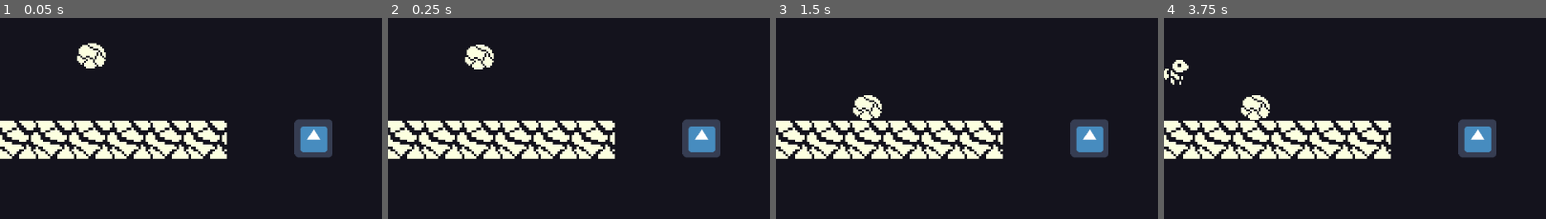
Above: before the commit, frames 1-4 (left to right).
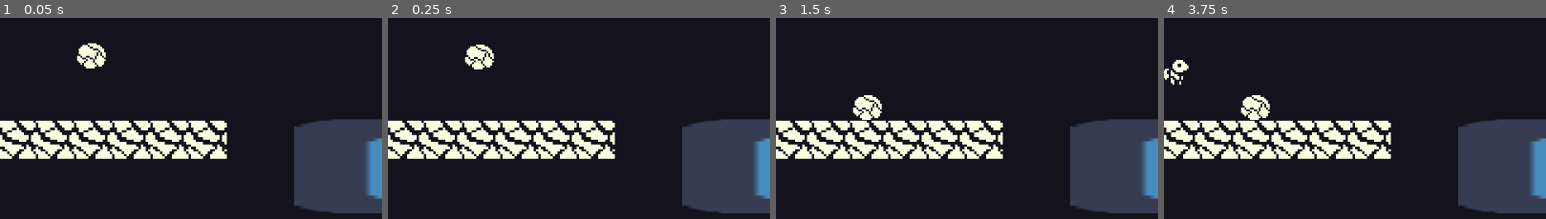
Above: after the commit, the same moments.

Repository: Madhavaprasath/Godot_wild_Jam
Game: Godot game, scene res://Scenes/Maps/Map.tscn
The game is run twice, just before and just after one commit, with the same random seed, the same clock (stepped at 60 frames per second) and the same inputs. The project has no main scene, so this scene is started directly. The engine's default icon, where the game draws it, is replaced by a stand-in: a white triangle on a blue panel in a dark square.
Inputs (mouse positions are % of the whole screen's width and height, from its top left):
- Up to frame 1 (0.05 s): no input
- Up to frame 2 (0.25 s): no input
- Up to frame 3 (1.5 s): tap Enter at 0.5 s; move the mouse to (72, 60) at 0.52 s; hold A (a) 0.53-1.28 s; hold Right (ui_right) from 0.53 s (still down); click (72, 60) at 0.67 s; tap Up (ui_up) at 0.77 s; tap D (d) at 0.8, 1.35 s; move the mouse to (30, 73) at 1.27 s
- Up to frame 4 (3.75 s): tap Up (ui_up) at 1.52, 3.02 s; tap E (e) at 1.55 s; move the mouse to (60, 37) at 2.02 s; release Right (ui_right) at 2.03 s; hold Left (ui_left) 2.03-2.78 s; hold E (e) 2.03-2.78 s; tap S (s) at 2.3, 2.85 s; move the mouse to (45, 93) at 2.77 s; hold Right (ui_right) from 2.78 s (still down); click (45, 93) at 2.92 s; tap W (w) at 3.05 s; move the mouse to (80, 86) at 3.52 s; hold W (w) from 3.53 s (still down)
The pictures show only the part of the screen within x 50-100%, y 50-100%; the shares and areas given below are measured in that part.

The runs differ from the first frame. In frame 1, 9.8% of the frame differs, in the area x 77-100%, y 50-98%; in frame 2, 9.8%; in frame 3, 9.8%; in frame 4, 9.8%.
Error after the commit: Attempt to call function 'connect' in base 'null instance' on a null instance. (res://Script/Mom.gd:32)

Commit message:
Add files via upload

Diff:
--- a/Scenes/Maps/Map.tres
+++ b/Scenes/Maps/Map.tres
@@ -1,7 +1,6 @@
 [gd_resource type="TileSet" load_steps=6 format=2]
 
 [ext_resource path="res://Sprite/Player/Objects/GroundTile_64x64-Sheet.png" type="Texture" id=1]
-
 
 [sub_resource type="ConvexPolygonShape2D" id=1]
 points = PoolVector2Array( 0, 0, 64, 0, 64, 64, 0, 64 )
--- a/Scenes/Objects/Ball.tscn
+++ b/Scenes/Objects/Ball.tscn
@@ -9,8 +9,8 @@
 "Ball",
 ]]
 position = Vector2( 132.597, 45.1899 )
-collision_layer = 4
-collision_mask = 3
+collision_layer = 10
+collision_mask = 2147483653
 mass = 35.1561
 __meta__ = {
 "_edit_group_": true
--- a/Scenes/Objects/Object.tscn
+++ b/Scenes/Objects/Object.tscn
@@ -3,15 +3,18 @@
 [ext_resource path="res://icon.png" type="Texture" id=1]
 [ext_resource path="res://Script/Object.gd" type="Script" id=2]
 
-[sub_resource type="CircleShape2D" id=1]
-radius = 72.0278
+[sub_resource type="RectangleShape2D" id=1]
+extents = Vector2( 398.84, 86.379 )
 
-[node name="Object" type="Area2D"]
+[node name="Water" type="Area2D"]
 script = ExtResource( 2 )
 
 [node name="Sprite" type="Sprite" parent="."]
+position = Vector2( 363.364, 46.8221 )
+scale = Vector2( 12.3551, 2.46319 )
 texture = ExtResource( 1 )
 
 [node name="CollisionShape2D" type="CollisionShape2D" parent="."]
+position = Vector2( 366.276, 46.3791 )
 shape = SubResource( 1 )
 [connection signal="body_entered" from="." to="." method="_on_Object_body_entered"]
--- /dev/null
+++ b/Scenes/Objects/Platform_big.gd
@@ -0,0 +1,16 @@
+extends Node2D
+onready var screen_shake=get_parent().get_node("Camera2D/ScreenShake")
+onready var button = get_node(button1)
+
+export(NodePath) var button1
+func _ready():
+	button.connect("play_scene",self,"_on_button_play_scene")
+	button.connect("play_exit",self,"_on_button_play_exit")
+func _on_button_play_scene():
+	visible=true
+	screen_shake.start(2,25,26,1)
+	$AnimationPlayer.play("enter")
+
+
+func _on_button_play_exit():
+	$AnimationPlayer.play("exit")
--- /dev/null
+++ b/Scenes/Objects/Platform_big.tscn
@@ -0,0 +1,55 @@
+[gd_scene load_steps=5 format=2]
+
+[ext_resource path="res://icon.png" type="Texture" id=1]
+
+[sub_resource type="RectangleShape2D" id=1]
+extents = Vector2( 128, 16 )
+
+[sub_resource type="Animation" id=2]
+resource_name = "enter"
+length = 2.0
+tracks/0/type = "value"
+tracks/0/path = NodePath("KinematicBody2D:position")
+tracks/0/interp = 1
+tracks/0/loop_wrap = true
+tracks/0/imported = false
+tracks/0/enabled = true
+tracks/0/keys = {
+"times": PoolRealArray( 0, 2 ),
+"transitions": PoolRealArray( 1, 1 ),
+"update": 0,
+"values": [ Vector2( 0, 0 ), Vector2( 0, -64 ) ]
+}
+
+[sub_resource type="Animation" id=3]
+resource_name = "exit"
+length = 2.0
+tracks/0/type = "value"
+tracks/0/path = NodePath("KinematicBody2D:position")
+tracks/0/interp = 1
+tracks/0/loop_wrap = true
+tracks/0/imported = false
+tracks/0/enabled = true
+tracks/0/keys = {
+"times": PoolRealArray( 0, 2 ),
+"transitions": PoolRealArray( 1, 1 ),
+"update": 0,
+"values": [ Vector2( 0, -64 ), Vector2( 0, 0 ) ]
+}
+
+[node name="Platform_big" type="Node2D"]
+
+[node name="KinematicBody2D" type="KinematicBody2D" parent="."]
+position = Vector2( 0, -64 )
+
+[node name="Sprite" type="Sprite" parent="KinematicBody2D"]
+position = Vector2( 7.62939e-06, 4 )
+scale = Vector2( 4, 0.625 )
+texture = ExtResource( 1 )
+
+[node name="CollisionShape2D" type="CollisionShape2D" parent="KinematicBody2D"]
+shape = SubResource( 1 )
+
+[node name="AnimationPlayer" type="AnimationPlayer" parent="."]
+anims/enter = SubResource( 2 )
+anims/exit = SubResource( 3 )
--- /dev/null
+++ b/Scenes/Others/ScreenShake.gd
@@ -0,0 +1,36 @@
+extends Node2D
+
+var amplitude=0
+var priority=0
+onready var camera=get_parent()
+
+func start(duration=0.2,frequency=15,amplitude=16,priority=0):
+	if priority>0:
+		self.amplitude=amplitude
+		self.priority=priority
+
+		$End_timer.wait_time=duration
+		$Frequency.wait_time=1/float(frequency)
+		$Frequency.start()
+		$End_timer.start()
+
+	new_shake()
+
+func new_shake():
+	var rand=Vector2()
+	rand.x=rand_range(-amplitude,amplitude)
+	rand.y=rand_range(-amplitude,amplitude)
+
+	$shake.interpolate_property(camera,"offset",camera.offset,rand,$Frequency.wait_time,Tween.TRANS_SINE,Tween.EASE_IN_OUT)
+	$shake.start()
+func reset():
+	$shake.interpolate_property(camera,"offset",camera.offset,Vector2(),$Frequency.wait_time,Tween.TRANS_SINE,Tween.EASE_IN_OUT)
+	$shake.start()
+
+func _on_Frequency_timeout():
+	new_shake()
+
+
+func _on_End_timer_timeout():
+	reset()
+	$Frequency.stop()
--- /dev/null
+++ b/Scenes/Others/ScreenShake.tscn
@@ -0,0 +1,14 @@
+[gd_scene load_steps=2 format=2]
+
+[ext_resource path="res://Scenes/Others/ScreenShake.gd" type="Script" id=1]
+
+[node name="ScreenShake" type="Node2D"]
+script = ExtResource( 1 )
+
+[node name="shake" type="Tween" parent="."]
+
+[node name="Frequency" type="Timer" parent="."]
+
+[node name="End_timer" type="Timer" parent="."]
+[connection signal="timeout" from="Frequency" to="." method="_on_Frequency_timeout"]
+[connection signal="timeout" from="End_timer" to="." method="_on_End_timer_timeout"]
--- /dev/null
+++ b/Scenes/Others/button.gd
@@ -0,0 +1,13 @@
+extends Node2D
+
+signal play_scene
+signal play_exit
+
+func _on_Area2D_body_entered(body):
+	if body.is_in_group("Ball"):
+		emit_signal("play_scene")
+
+
+func _on_Area2D_body_exited(body):
+	if body.is_in_group("Ball"):
+		emit_signal("play_exit")
--- /dev/null
+++ b/Scenes/Others/button.tscn
@@ -0,0 +1,19 @@
+[gd_scene load_steps=4 format=2]
+
+[ext_resource path="res://icon.png" type="Texture" id=1]
+[ext_resource path="res://Scenes/Others/button.gd" type="Script" id=2]
+
+[sub_resource type="RectangleShape2D" id=1]
+extents = Vector2( 30.5, 31.5 )
+
+[node name="button" type="Node2D"]
+script = ExtResource( 2 )
+
+[node name="Area2D" type="Area2D" parent="."]
+
+[node name="Sprite" type="Sprite" parent="Area2D"]
+texture = ExtResource( 1 )
+
+[node name="CollisionShape2D" type="CollisionShape2D" parent="Area2D"]
+shape = SubResource( 1 )
+[connection signal="body_entered" from="Area2D" to="." method="_on_Area2D_body_entered"]
--- /dev/null
+++ b/Scenes/Others/plaform test.tscn
@@ -0,0 +1,62 @@
+[gd_scene load_steps=11 format=2]
+
+[ext_resource path="res://Scenes/Objects/Platform_big.tscn" type="PackedScene" id=1]
+[ext_resource path="res://Scenes/Maps/Map.tres" type="TileSet" id=2]
+[ext_resource path="res://Scenes/Others/ScreenShake.tscn" type="PackedScene" id=3]
+[ext_resource path="res://Scenes/Objects/Object.tscn" type="PackedScene" id=4]
+[ext_resource path="res://Scenes/Player Ui/CanvasLayer.tscn" type="PackedScene" id=5]
+[ext_resource path="res://Scenes/Players/frend.tscn" type="PackedScene" id=6]
+[ext_resource path="res://Scenes/Players/Ptero.tscn" type="PackedScene" id=7]
+[ext_resource path="res://Scenes/Others/button.tscn" type="PackedScene" id=8]
+[ext_resource path="res://Scenes/Objects/Ball.tscn" type="PackedScene" id=9]
+[ext_resource path="res://Scenes/Objects/Platform_big.gd" type="Script" id=10]
+
+[node name="plaform test" type="Node2D"]
+
+[node name="CanvasLayer" parent="." instance=ExtResource( 5 )]
+
+[node name="button" parent="." instance=ExtResource( 8 )]
+position = Vector2( 368, 576 )
+
+[node name="Platform_big" parent="." instance=ExtResource( 1 )]
+visible = false
+position = Vector2( 640, 640 )
+script = ExtResource( 10 )
+button1 = NodePath("../button")
+
+[node name="Ball" parent="." instance=ExtResource( 9 )]
+position = Vector2( 208, 584 )
+
+[node name="Water" parent="." instance=ExtResource( 4 )]
+position = Vector2( 488, 632 )
+scale = Vector2( 0.4, 0.4 )
+
+[node name="CollisionShape2D" parent="Water" index="1"]
+position = Vector2( 400, 60.0001 )
+
+[node name="TileMap" type="TileMap" parent="."]
+scale = Vector2( 0.5, 0.5 )
+tile_set = ExtResource( 2 )
+format = 1
+tile_data = PoolIntArray( 983036, 0, 0, 983037, 0, 0, 983038, 0, 0, 983039, 0, 0, 1048572, 0, 0, 1048573, 0, 0, 1048574, 0, 0, 1048575, 0, 0, 1114108, 0, 0, 1114109, 0, 0, 1114110, 0, 0, 1114111, 0, 0, 1179644, 0, 0, 1179645, 0, 0, 1179646, 0, 0, 1179647, 0, 0, 1245180, 0, 0, 1245181, 0, 0, 1245182, 0, 0, 1245183, 0, 0, 1310716, 0, 0, 1310717, 0, 0, 1310718, 0, 0, 1310719, 0, 0, 1245184, 0, 0, 1245185, 0, 0, 1245186, 0, 0, 1245187, 0, 0, 1245188, 1, 0, 1245189, 1, 0, 1245190, 1, 0, 1245191, 1, 0, 1245192, 1, 0, 1245193, 1, 0, 1245194, 1, 0, 1245195, 1, 0, 1245196, 1, 0, 1245197, 1, 0, 1245198, 2, 0, 1245209, 0, 0, 1245210, 1, 0, 1245211, 1, 0, 1245212, 1, 0, 1245213, 1, 0, 1245214, 1, 0, 1245215, 1, 0, 1245216, 1, 0, 1245217, 1, 0, 1245218, 1, 0, 1245219, 1, 0, 1245220, 1, 0, 1245221, 1, 0, 1245222, 2, 0, 1376252, 0, 0, 1441788, 0, 0, 1507324, 0, 0, 1572897, 1, 0, 1835011, 2, 0 )
+
+[node name="Ptero" parent="." instance=ExtResource( 7 )]
+position = Vector2( 16, 584 )
+Water = NodePath("../Water")
+
+[node name="frend" parent="." instance=ExtResource( 6 )]
+position = Vector2( 136, 592 )
+Water = NodePath("../Water")
+
+[node name="Camera2D" type="Camera2D" parent="."]
+position = Vector2( 640, 448 )
+current = true
+
+[node name="ScreenShake" parent="Camera2D" instance=ExtResource( 3 )]
+[connection signal="body_exited" from="button/Area2D" to="button" method="_on_Area2D_body_exited"]
+
+[editable path="button"]
+
+[editable path="Platform_big"]
+
+[editable path="Water"]
--- a/Script/Mom.gd
+++ b/Script/Mom.gd
@@ -3,6 +3,8 @@
 onready var animation_player=get_node("Dino/AnimationPlayer")
 var flying=false
 onready var raycasts=get_node("Raycasts")
+onready var water=get_node(Water)
+export (NodePath) var Water
 
 const MAXFLYINGSPEED=-200
 const MAXFLYINGDOWN=200
@@ -27,7 +29,7 @@
 
 func _ready():
 	energy_bar.connect("val_fin",self,"_on_TextureProgress_val_fin")
-
+	water.connect("landed_petro",self,"die")
 func _physics_process(delta):
 	is_grounded=check_ground()
 	gets_input()
--- a/Script/Object.gd
+++ b/Script/Object.gd
@@ -1,8 +1,11 @@
 extends Area2D
-signal landed
-
+signal landed_petro
+signal landed_frend
 
 func _on_Object_body_entered(body):
-	if body.name=="Mom":
-		print("you dont belong here")
-		emit_signal("landed")
+
+		if body.name=="Ptero":
+			emit_signal("landed_petro")
+		if body.name=="frend":
+			emit_signal("landed_frend")
+		print(body.name)
--- a/Script/frend.gd
+++ b/Script/frend.gd
@@ -1,6 +1,8 @@
 extends KinematicBody2D
 
 
+onready var water=get_node(Water)
+export (NodePath) var Water
 
 export(int)var speed=200
 export(int)var max_speed=250
@@ -13,6 +15,10 @@
 onready var body=get_node("frendBody")
 onready var animation_player=get_node("frendBody/AnimationPlayer")
 onready var raycasts=get_node("Raycast")
+
+func _ready():
+	water.connect("landed_frend",self,"die")
+
 func move():
 	is_grounded=is_on_floor()
 
@@ -48,3 +54,8 @@
 			collision.collider.apply_central_impulse(-collision.normal*inertia)
 func friction():
 	return 1 if is_on_floor()==true else 0.5
+
+
+func die():
+	queue_free()
+	print("ouch")
